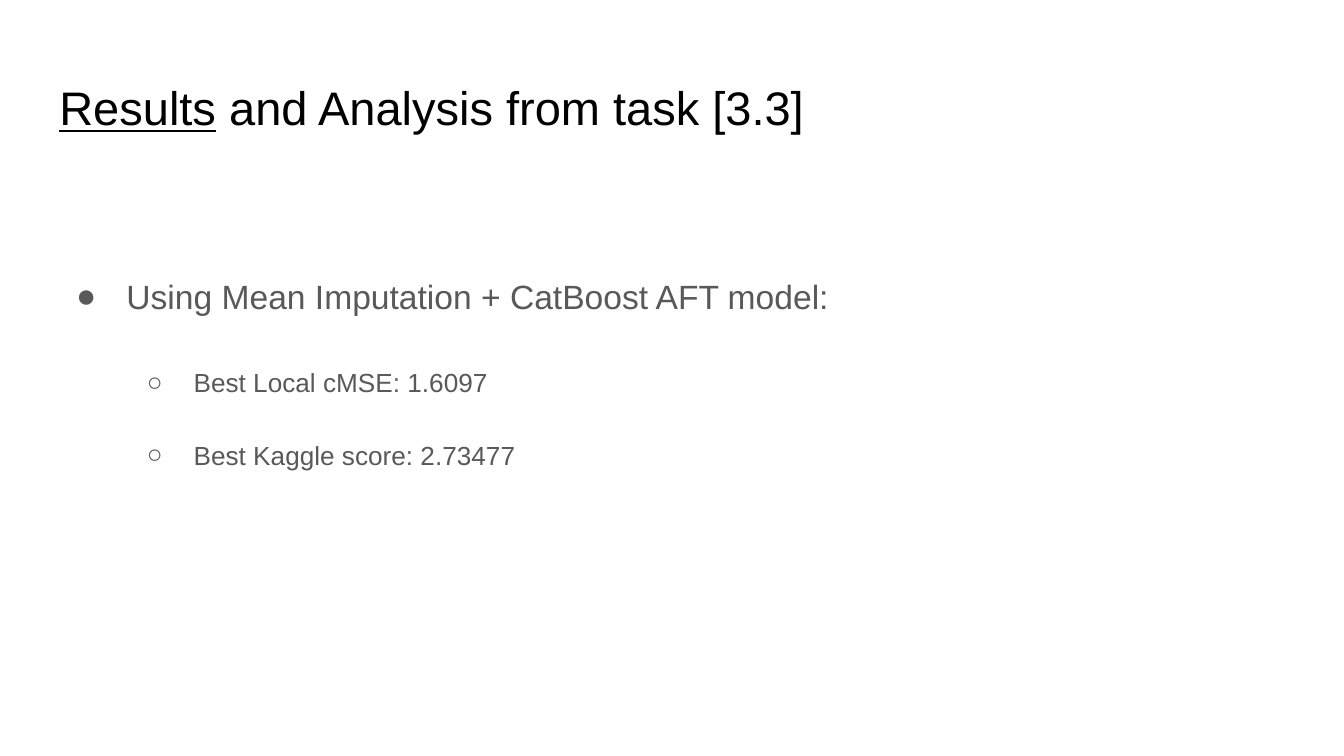
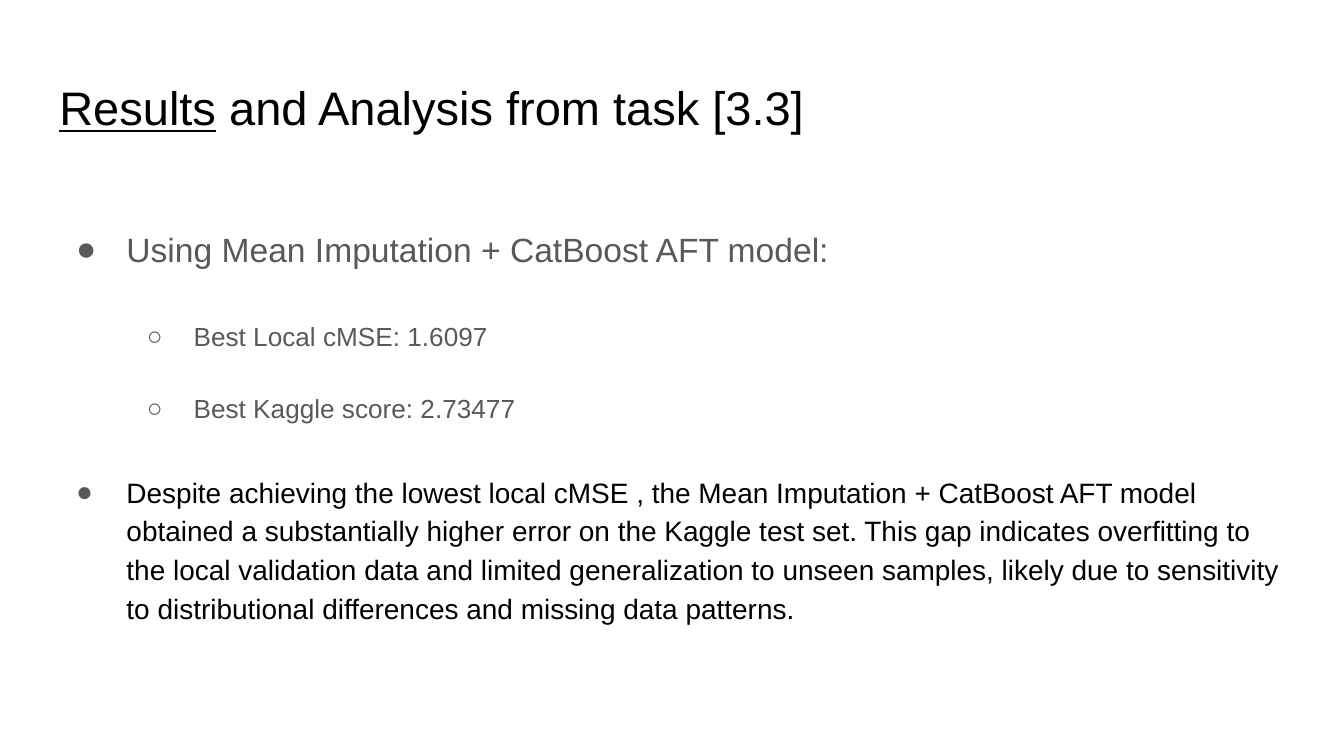
Before and after one commit to zepedrocosta/AA-Projeto2, a slide deck: slide 41 of Slides.pptx (slide 40 before the commit). Drawn at 1344x756 pixels with LibreOffice and Linux fonts; fonts in the diff are those of the drawing. Boxes give left, top, right and bottom in pixels: in the first picture for what was removed or moved away, otherwise in the second. Text is boxed around its words. In the diff, an @@ line names an element or a change of style, - is before the commit and + after.

```diff
--- a/Slides.pptx
+++ b/Slides.pptx
@@ text at bbox=[126, 482, 1278, 624]: paragraph added @@
+● Despite achieving the lowest local cMSE , the Mean Imputation + CatBoost AFT model obtained a substantially higher error on the Kaggle test set. This gap indicates overfitting to the local validation data and limited generalization to unseen samples, likely due to sensitivity to distributional differences and missing data patterns.
```
Also in this commit, not shown: 3 other slides changed, 2 slides added.
